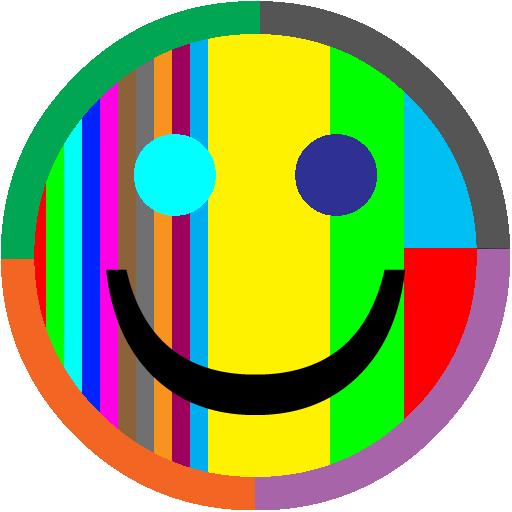
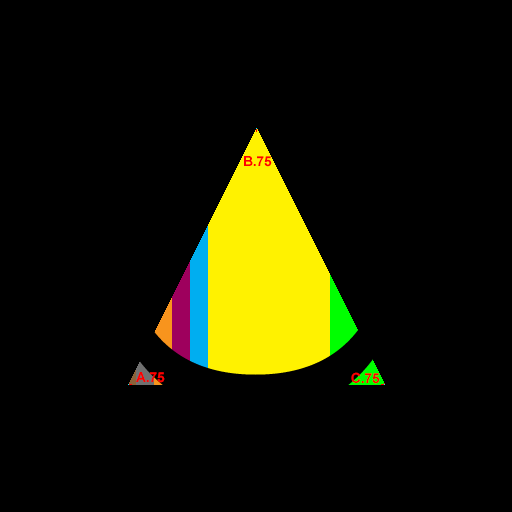
Before/after of a (512, 512) layered artwork. What changed in the layer stack:
added layer "0.75 triangle" above "1.00" over [0, 0, 512, 512]
added group "1.00" with 4 layers above ".75" over [0, 0, 512, 512]
added layer "C.10" in group "1.00" over [480, 495, 508, 507]
added layer "B.10" in group "1.00" over [484, 25, 511, 36]
added layer "A.10" in group "1.00" over [8, 499, 36, 510]
added layer "Layer 7" in group "1.00" over [0, 0, 512, 512]
added group ".75" with 4 layers above "4 step" over [125, 125, 388, 388]
added layer "Layer 6" in group ".75" over [125, 125, 388, 388]
added layer "C.75" in group ".75" over [351, 372, 380, 384]
added layer "B.75" in group ".75" over [244, 156, 272, 167]
added layer "A.75" in group ".75" over [136, 372, 165, 383]
